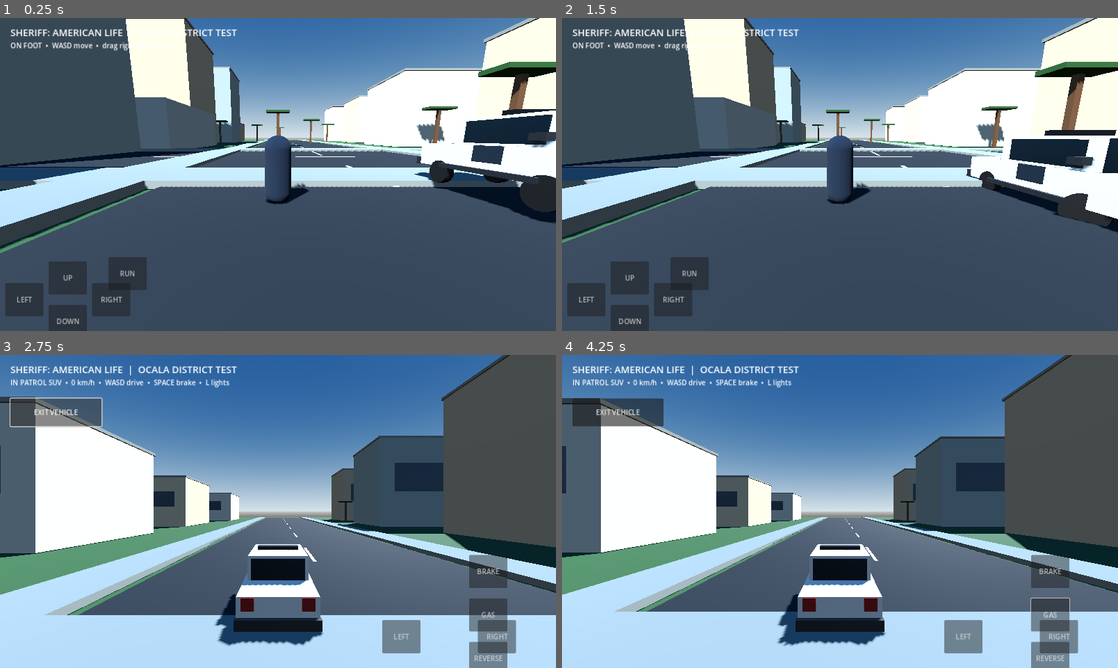
Above: before the commit, frames 1-4 (two rows, left to right).
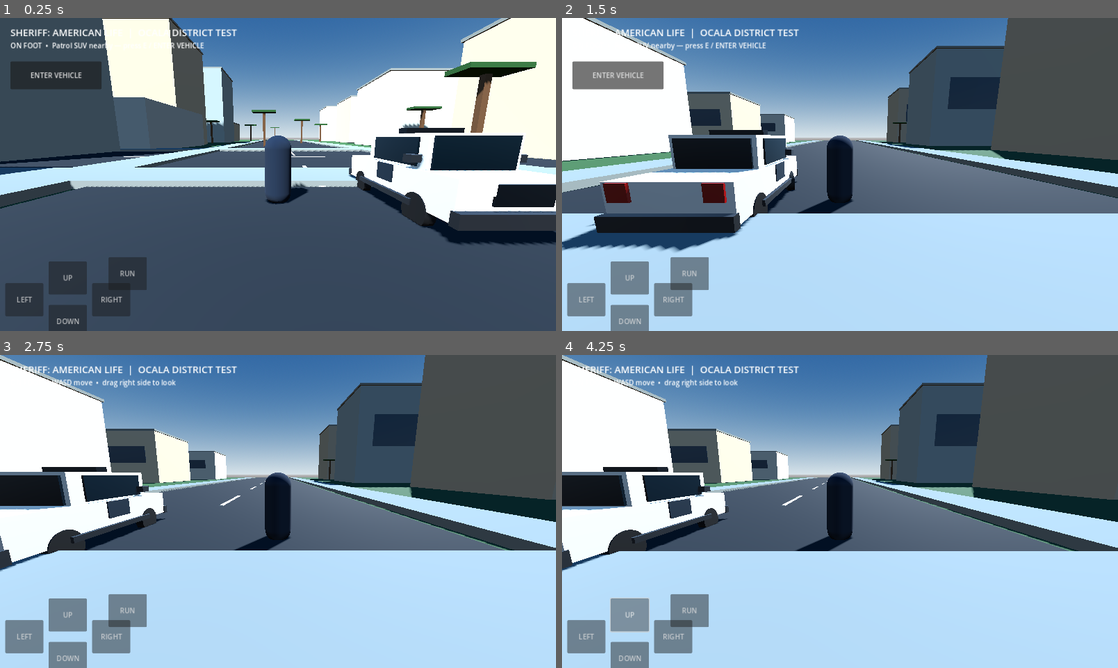
Above: after the commit, the same moments.

Repository: KremityssYTB/Sheriff--American-Life
Game: Godot game, scene res://scenes/main.tscn
The game is run twice, just before and just after one commit, with the same random seed, the same clock (stepped at 60 frames per second) and the same inputs.
Inputs (mouse positions are in pixels of both pictures, inside the frame that each line leads up to):
- Up to frame 1 (0.25 s): no input
- Up to frame 2 (1.5 s): click (617, 74) at 0.5 s, where only the run after the commit has a clickable "ENTER VEHICLE"; move the mouse to (962, 158) at 1.27 s; hold D (drive_right) from 1.28 s (still down); hold E (interact) from 1.28 s (still down); click (962, 158) at 1.42 s
- Up to frame 3 (2.75 s): release D (drive_right) at 2 s; release E (interact) at 2 s; click (55, 411) at 2 s, where only the run before the commit has a clickable "ENTER VEHICLE"
- Up to frame 4 (4.25 s): click (1051, 614) at 2.75 s, where only the run before the commit has a clickable "GAS"; click (628, 614) at 3.5 s, where only the run after the commit has a clickable "UP"

The runs differ from the first frame. In frame 1, 23% of the frame differs, in the area x 0-100%, y 0-76%; in frame 2, 85%, in the area x 0-100%, y 0-100%; in frame 3, 63%; in frame 4, 62%.

Commit message:
Tune patrol SUV spawn and expose emergency light controls

Diff:
--- a/godot/scripts/main.gd
+++ b/godot/scripts/main.gd
@@ -142,13 +142,13 @@
 func _spawn_player() -> void:
 	player = DeputyController.new()
 	player.name = "Deputy"
-	player.position = Vector3(-4,0.2,12)
+	player.position = Vector3(-1.5,0.2,12)
 	add_child(player)
 
 func _spawn_patrol_suv() -> void:
 	patrol_suv = PatrolSUVController.new()
 	patrol_suv.name = "MarionCountyPatrolSUV"
-	patrol_suv.position = Vector3(2.2,0.65,12)
+	patrol_suv.position = Vector3(2.2,0.0,12)
 	patrol_suv.rotation.y = PI
 	add_child(patrol_suv)
 
@@ -167,6 +167,7 @@
 			button.show()
 		enter_button.text = "EXIT VEHICLE"
 		enter_button.show()
+		lights_button.show()
 	else:
 		if patrol_suv.linear_velocity.length() > 1.5:
 			status_label.text = "Slow down before exiting."
@@ -184,6 +185,7 @@
 			button.hide()
 		enter_button.text = "ENTER VEHICLE"
 		enter_button.hide()
+		lights_button.hide()
 
 func _build_touch_hud() -> void:
 	var layer := CanvasLayer.new()
@@ -242,7 +244,6 @@
 	lights_button.visible = false
 	lights_button.pressed.connect(func(): patrol_suv.toggle_lights())
 	layer.add_child(lights_button)
-	enter_button.toggled.connect(func(_pressed): pass)
 
 class TouchButton:
 	extends Button
